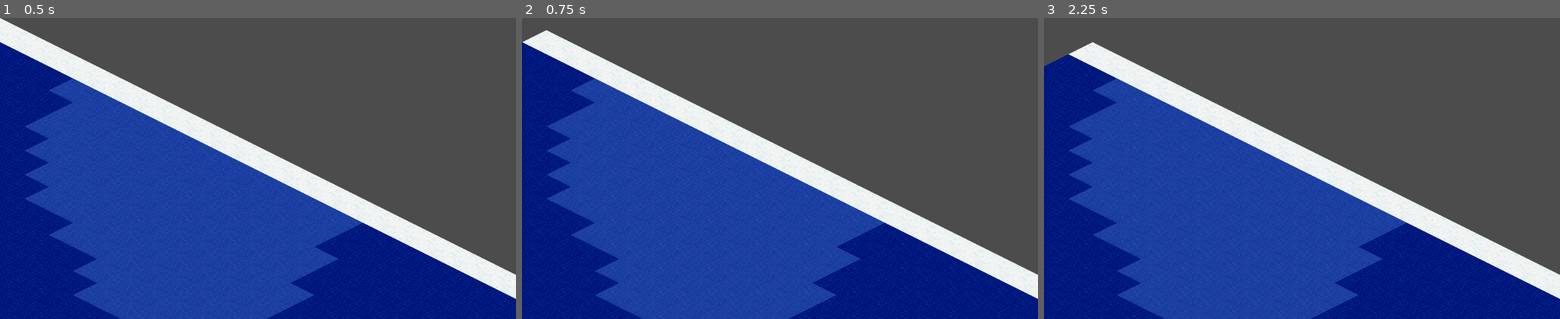
Above: before the commit, frames 1-3 (left to right).
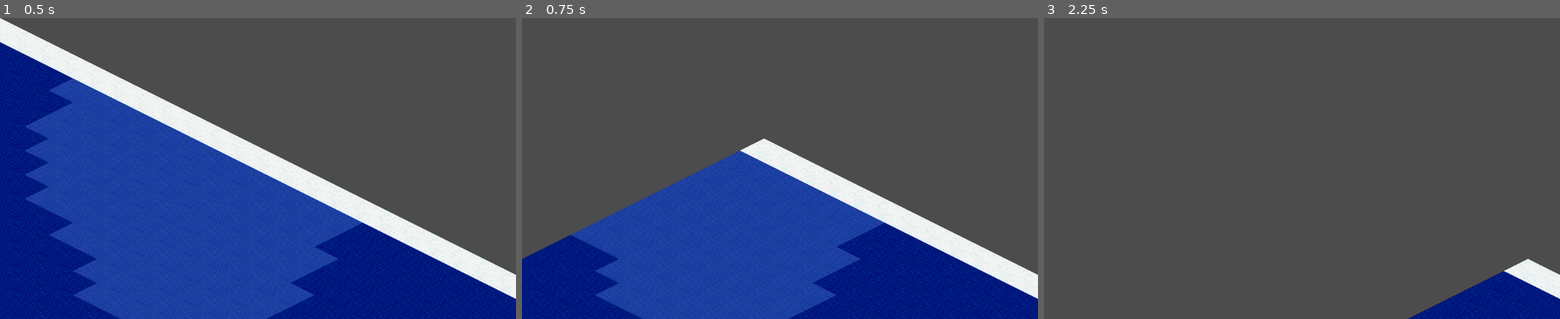
Above: after the commit, the same moments.

Repository: burdockcascade/gociv
Game: Godot game, scene res://src/Main.tscn
The game is run twice, just before and just after one commit, with the same random seed, the same clock (stepped at 60 frames per second) and the same inputs.
Inputs (mouse positions are in pixels of both pictures, inside the frame that each line leads up to):
- Up to frame 1 (0.5 s): no input
- Up to frame 2 (0.75 s): tap Enter at 0.5 s; move the mouse to (893, 153) at 0.52 s; hold Right (ui_right) from 0.53 s (still down); click (893, 153) at 0.67 s
- Up to frame 3 (2.25 s): release Right (ui_right) at 1.25 s; tap Space at 1.25 s; drag from (1198, 183) to (1276, 228) at 1.27 s; tap Enter at 2 s; move the mouse to (1353, 102) at 2.02 s; hold Right (ui_right) from 2.03 s (still down)

Frame 1 is identical in both runs. In frame 2, 19% of the frame differs, in the area x 0-47%, y 4-81%; in frame 3, 53%, in the area x 0-94%, y 7-100%.

Commit message:
fixed missing resources on map draw

Diff:
--- a/src/World.gd
+++ b/src/World.gd
@@ -91,21 +91,24 @@
 var window = Vector2(mapsize.x, mapsize.y)
 var offsetx = 0
 
-var wrapsize = 1
+var wrapsize = 10
 
 func _unhandled_key_input(event):
 
 	if event.is_action_pressed("ui_left"):
 
 		for i in wrapsize:
+
 			# new right position
 			var oldx = (mapsize.x - 1) + offsetx
 
 			# new left position
 			var newx = offsetx-1
 
+			# move tiles
 			move_tiles(oldx, newx)
 
+			# adjust offset
 			offsetx -= 1
 
 
@@ -118,8 +121,10 @@
 			# new left position
 			var oldx = offsetx
 
+			# move tiles
 			move_tiles(oldx, newx)
 
+			# adjust offset
 			offsetx += 1
 
 
@@ -160,7 +165,7 @@
 		terrain2.set_cellv(v, cd.terrain2)
 
 		# paint resources
-		resources.set_cellv(v, cd.resources)
+		resources.set_cellv(v, cd.resource)
 
 		# paint settleements
 
